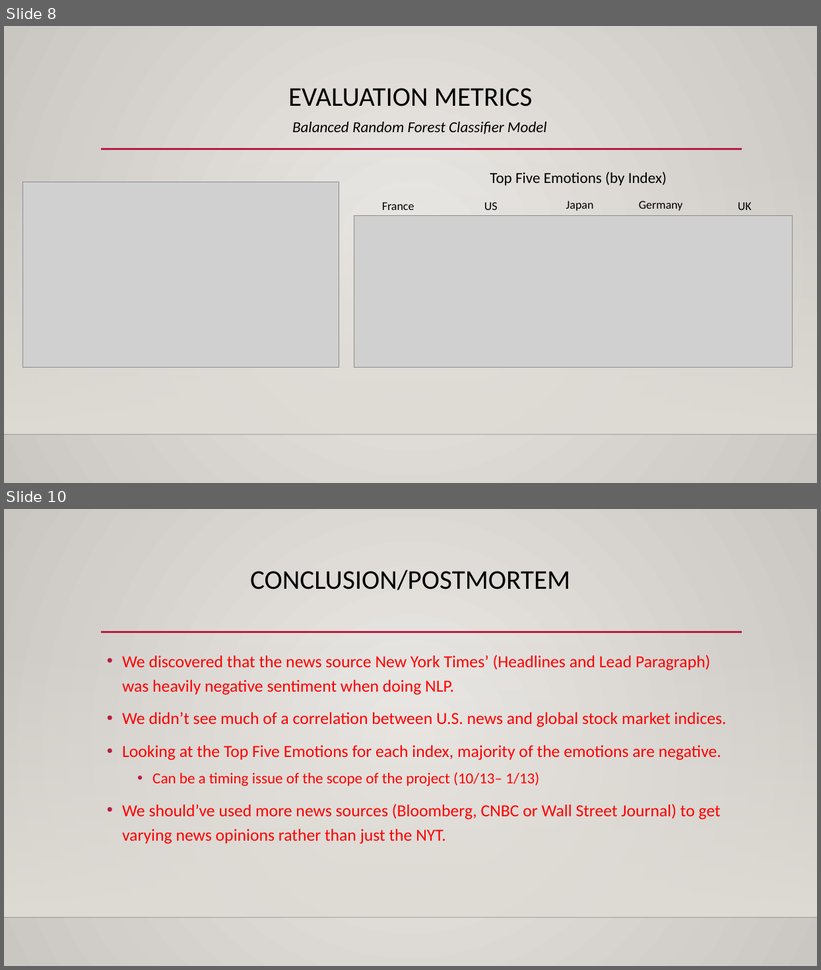
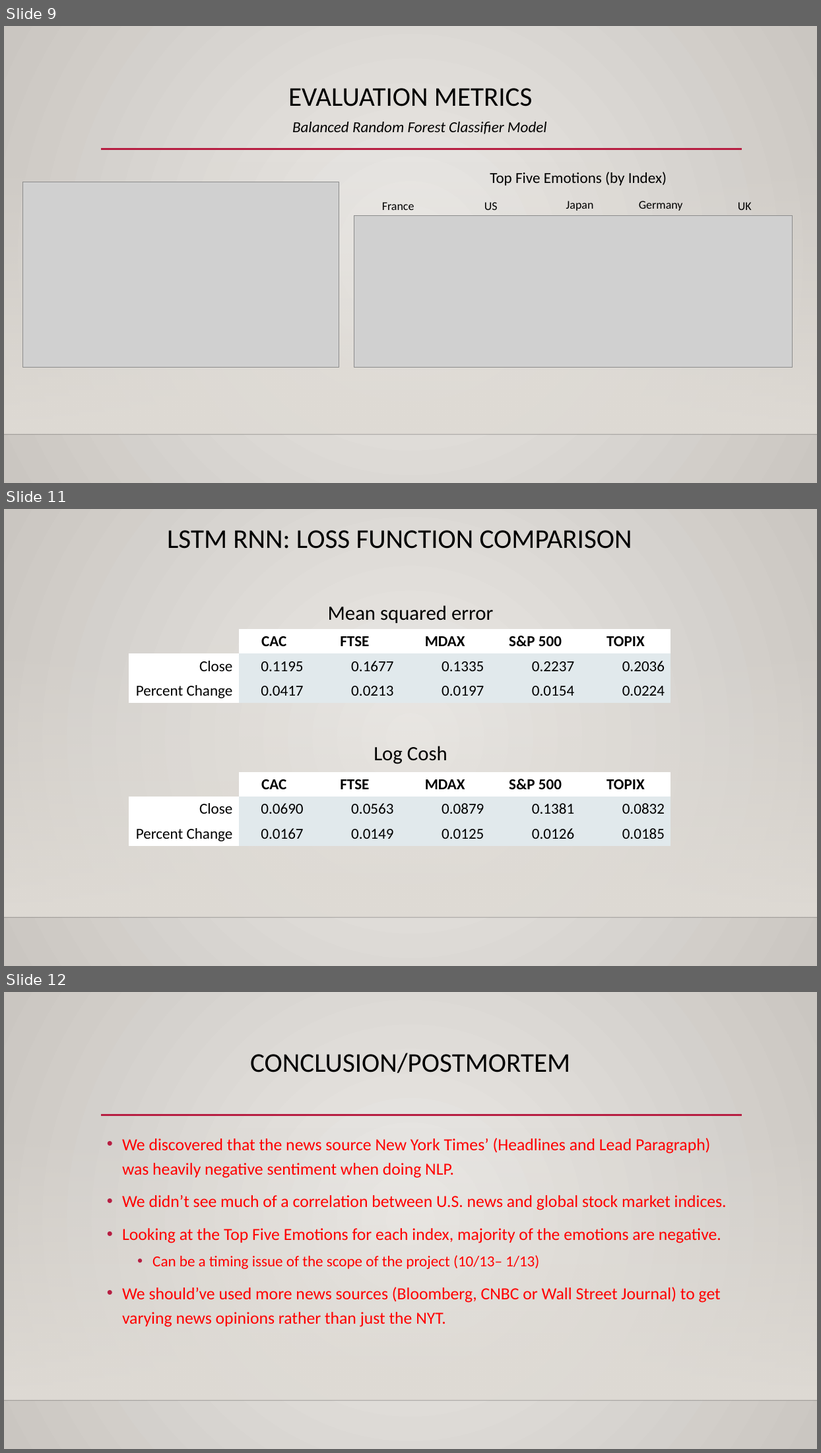
Before and after one commit to justinj8/Machine-Learning_Project, a slide deck: Machine Learning Presentation.pptx. Shown one above the other, each under a label of ours: slides 8 and 10 before the commit, slides 9, 11 and 12 after it; the slides between them are not shown. The pictures are 821x970 and 821x1453 pixels, drawn with LibreOffice and Linux fonts; fonts in the diff are those of the drawing; grey boxes stand for pictures; background and template pictures are left out. Boxes give left, top, right and bottom in pixels: in the first picture for what was removed or moved away, otherwise in the second. Text is boxed around its words. In the diff, an @@ line names an element or a change of style, - is before the commit and + after.

```diff
--- a/Machine Learning Presentation.pptx
+++ b/Machine Learning Presentation.pptx
@@ slide 11 added at (4, 509, 817, 966), background gradient #ECEAE7 to #CAC7C1; not listed: 2 template elements that a slide beside it also shows @@
@@ text added at (167, 530, 632, 549), 32 pt, text #000000 @@
+LSTM RNN: LOSS FUNCTION COMPARISON
@@ text added at (328, 605, 493, 623), 24 pt, text #000000 @@
+Mean squared error
@@ table added at (129, 629, 671, 704), 3 rows, 6 columns @@
+ | CAC | FTSE | MDAX | S&P 500 | TOPIX
+Close | 0.1195 | 0.1677 | 0.1335 | 0.2237 | 0.2036
+Percent Change | 0.0417 | 0.0213 | 0.0197 | 0.0154 | 0.0224
@@ text added at (374, 746, 448, 764), 24 pt, text #000000 @@
+Log Cosh
@@ table added at (129, 772, 671, 846), 3 rows, 6 columns @@
+ | CAC | FTSE | MDAX | S&P 500 | TOPIX
+Close | 0.0690 | 0.0563 | 0.0879 | 0.1381 | 0.0832
+Percent Change | 0.0167 | 0.0149 | 0.0125 | 0.0126 | 0.0185
@@ what was slide 8 is now slide 9 @@
@@ what was slide 10 is now slide 12 @@
```
Also in this commit, not shown: 2 slides changed, 2 other slides added, 1 slide removed.
